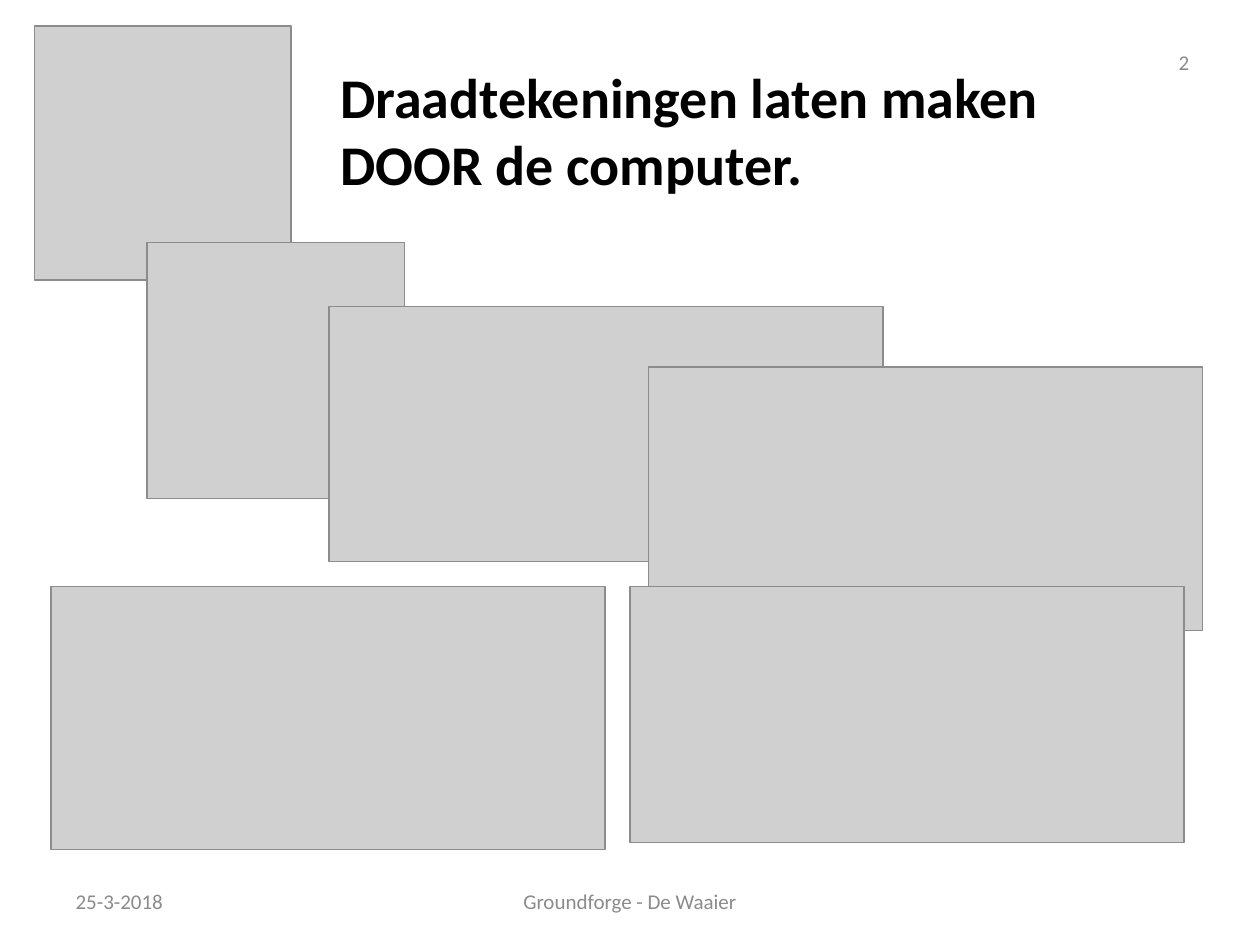
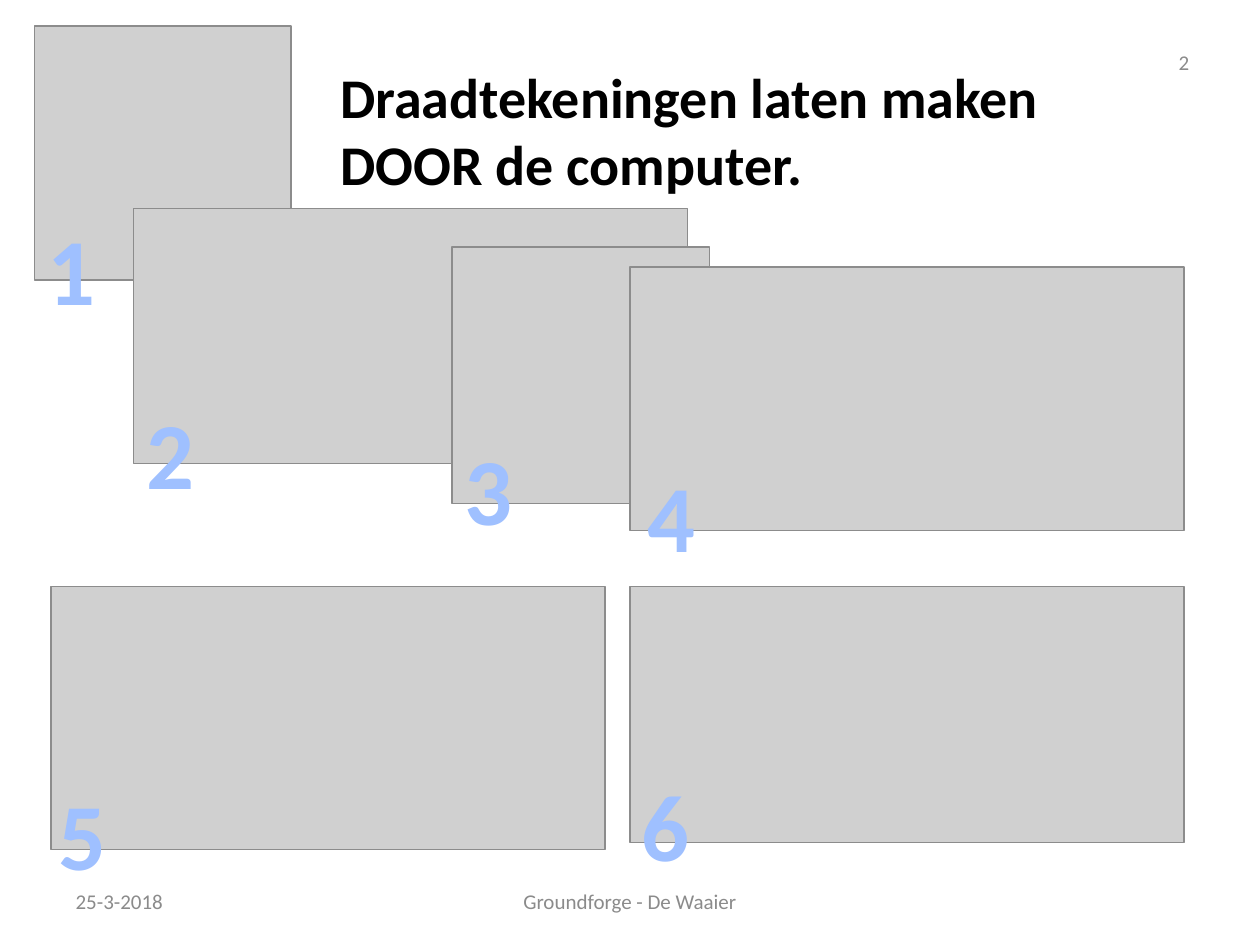
Before and after one commit to d-bl/GroundForge-help, a slide deck: slide 2 of docs/help/NL.pptx. Drawn at 1260x945 pixels with LibreOffice and Linux fonts; fonts in the diff are those of the drawing; grey boxes stand for pictures; background and template pictures are left out. Boxes give left, top, right and bottom in pixels: in the first picture for what was removed or moved away, otherwise in the second. Text is boxed around its words. In the diff, an @@ line names an element or a change of style, - is before the commit and + after.

Commit message:
[tik] -> numbered images on a slide

```diff
--- a/docs/help/NL.pptx
+++ b/docs/help/NL.pptx
@@ picture: place and size @@
-picture at bbox=[329, 306, 883, 562]
+picture at bbox=[134, 208, 688, 464]
@@ text added at bbox=[47, 227, 95, 328], 54 pt, text gradient #BFD3F9 to #A0C1FF to #003D85, bold @@
+1
@@ picture: place and size @@
-picture at bbox=[147, 242, 404, 498]
+picture at bbox=[452, 247, 709, 503]
@@ picture: place and size @@
-picture at bbox=[649, 367, 1203, 630]
+picture at bbox=[630, 267, 1184, 530]
@@ text added at bbox=[146, 411, 194, 512], 54 pt, text gradient #BFD3F9 to #A0C1FF to #003D85, bold @@
+2
@@ text added at bbox=[465, 446, 513, 547], 54 pt, text gradient #BFD3F9 to #A0C1FF to #003D85, bold @@
+3
@@ text added at bbox=[648, 474, 696, 575], 54 pt, text gradient #BFD3F9 to #A0C1FF to #003D85, bold @@
+4
@@ text added at bbox=[58, 792, 106, 893], 54 pt, text gradient #BFD3F9 to #A0C1FF to #003D85, bold @@
+5
@@ text added at bbox=[642, 782, 690, 883], 54 pt, text gradient #BFD3F9 to #A0C1FF to #003D85, bold @@
+6
```
Also in this commit, not shown: 1 other slide changed, 1 other file.
